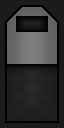
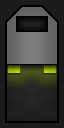
Comparing the layer stacks of the two 64×128 images. Changes:
added group "Batteries" with 2 layers above "Floors" over [7, 65, 57, 91]
added layer "Right" in group "Batteries" over [7, 65, 57, 91]
added layer "Left" in group "Batteries" over [7, 65, 57, 91]
